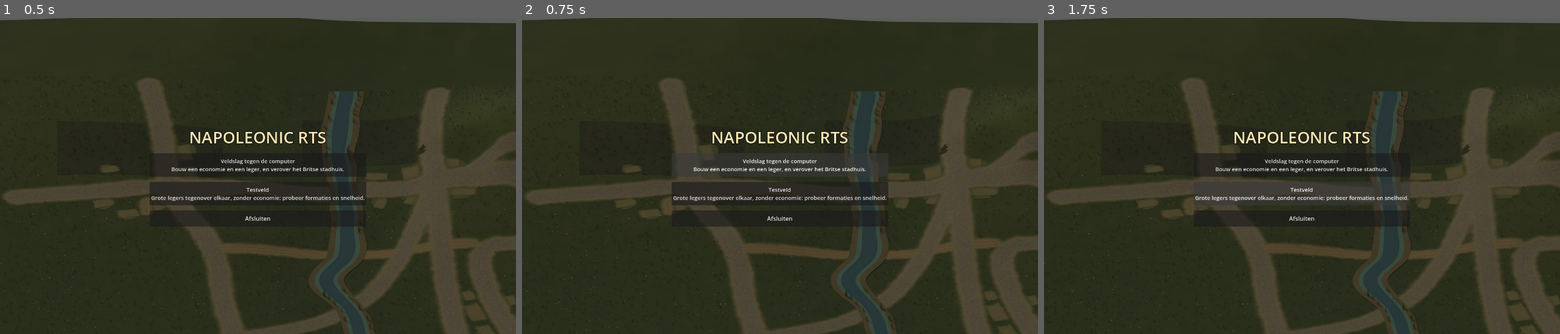
Above: before the commit, frames 1-3 (left to right).
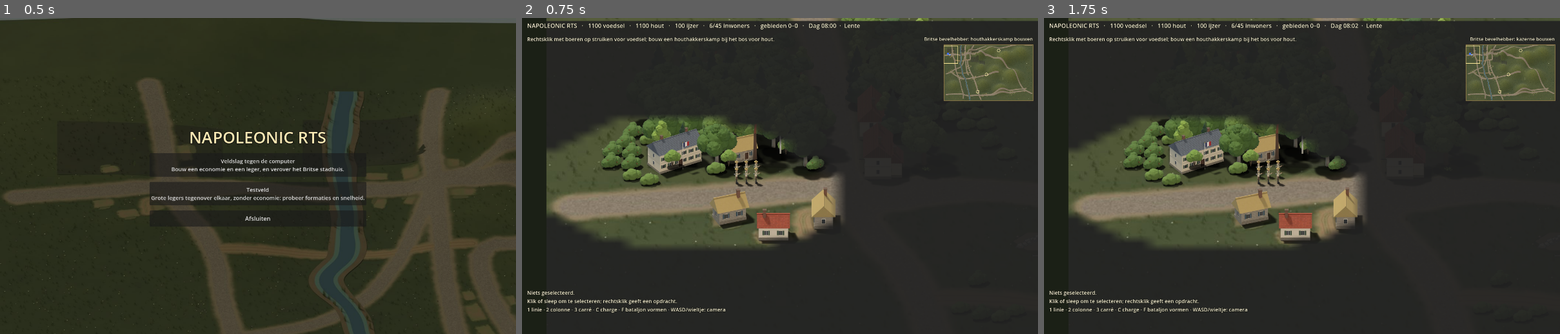
Above: after the commit, the same moments.

Repository: thomasgerritsen-code/-napoleonic-rts.
Game: Godot game, scene res://scenes/menu.tscn
Two runs of this game, one before a commit and one after it. Both use one fixed random seed, a clock stepped at 60 frames per second and the inputs below.
Inputs (mouse positions are in pixels of both pictures, inside the frame that each line leads up to):
- Up to frame 1 (0.5 s): no input
- Up to frame 2 (0.75 s): click "Veldslag tegen de computer Bo…" at 0.5 s
- Up to frame 3 (1.75 s): click (1302, 194) at 1.25 s, where only the run before the commit has a clickable "Testveld Grote legers tegenov…"

Frame 1 is identical in both runs. In frame 2, 36% of the frame differs, in the area x 0-100%, y 0-100%; in frame 3, 36%.
Error before the commit: Parse Error: Could not parse global class "Unit" from "res://scripts/unit.gd". (res://scripts/main.gd:20)

Commit message:
Godot: rename Unit._look() to _coats(), it clashed with the _look timer
Co-Authored-By: Claude Opus 5.5 <noreply@anthropic.com>
Claude-Session: https://claude.ai/code/session_01JtYPWDhBYAE3XgwFqp4SE2

Diff:
--- a/godot/scripts/unit.gd
+++ b/godot/scripts/unit.gd
@@ -73,7 +73,7 @@
 	_sprite.centered = false
 	_sprite.scale = Vector2.ONE * Iso.SPRITE_SCALE
 	add_child(_sprite)
-	_wear(_look())
+	_wear(_coats())
 	if type == "artillery":
 		_man_the_gun()
 	position = Iso.to_screen(world)
@@ -104,7 +104,7 @@
 ## The atlases this man wears, as the web iso view picks them: the line in
 ## three company coats, grenadiers, voltigeurs, guard or riflemen, sappers;
 ## horse by regiment; heavy guns, howitzers and horse guns.
-func _look() -> Array:
+func _coats() -> Array:
 	var p := _prefix
 	match type:
 		"infantry":
